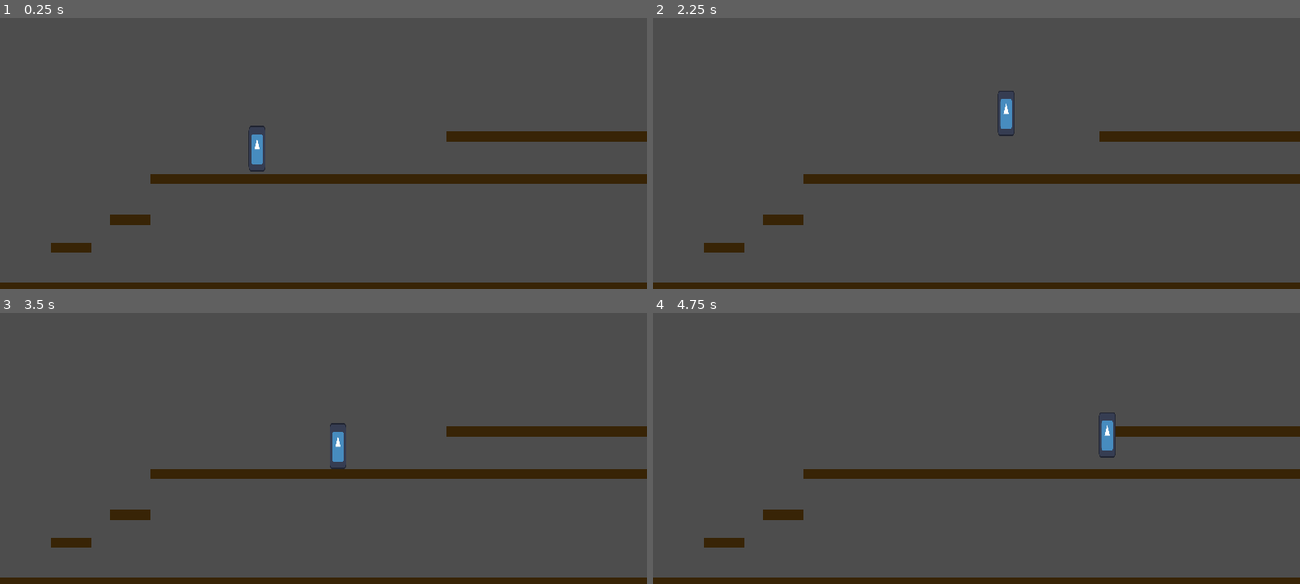
Above: before the commit, frames 1-4 (two rows, left to right).
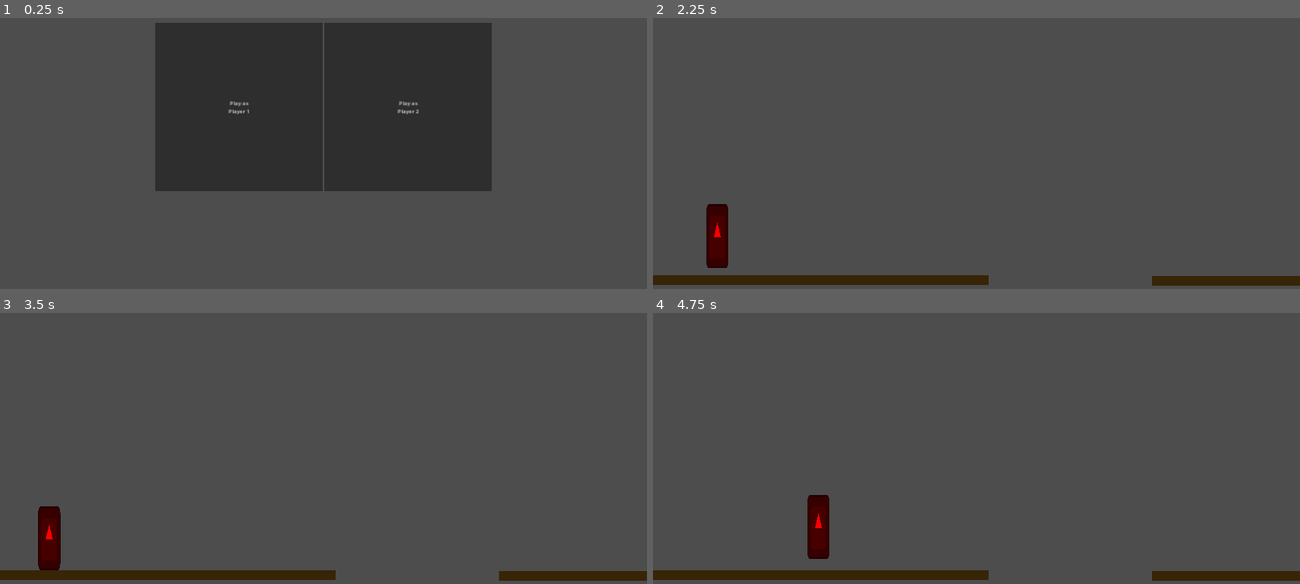
Above: after the commit, the same moments.

Repository: LeonMatthes/ggj25-info-bubble-platformer
Game: Godot game, scene res://Menus/PlayerSelect.tscn
The game is run twice, just before and just after one commit, with the same random seed, the same clock (stepped at 60 frames per second) and the same inputs. Before the commit the project starts from res://levels/test_level.tscn. The engine's default icon, where the game draws it, is replaced by a stand-in: a white triangle on a blue panel in a dark square.
Inputs (mouse positions are in pixels of both pictures, inside the frame that each line leads up to):
- Up to frame 1 (0.25 s): no input
- Up to frame 2 (2.25 s): click (892, 107) at 0.5 s, where only the run after the commit has a clickable "Play as Player 1"; tap C at 1.25, 1.35, 2 s; hold D (player_right) from 1.28 s (still down); tap Up (player_jump) at 1.52 s; tap G at 2.1 s
- Up to frame 3 (3.5 s): tap Up (player_jump) at 2.27 s; release D (player_right) at 2.78 s; hold A (player_left) from 2.78 s (still down); tap C at 2.85 s
- Up to frame 4 (4.75 s): release A (player_left) at 3.53 s; hold D (player_right) from 3.53 s (still down); tap G at 3.6 s; tap Up (player_jump) at 3.77, 4.52 s; tap C at 4.35 s

The runs differ from the first frame. In frame 1, 37% of the frame differs, in the area x 0-100%, y 1-100%; in frame 2, 8.9%; in frame 3, 9.0%; in frame 4, 9.0%.

Commit message:
Player Select Now Loads Child Levels

Diff:
--- /dev/null
+++ b/levels/level1_1.tscn
@@ -0,0 +1,36 @@
+[gd_scene load_steps=4 format=3 uid="uid://cxukvgcdncp1i"]
+
+[ext_resource type="PackedScene" uid="uid://csej6qd7uugvb" path="res://entities/Player.tscn" id="1_gymhp"]
+
+[sub_resource type="QuadMesh" id="QuadMesh_swy80"]
+size = Vector2(1000, 30)
+
+[sub_resource type="RectangleShape2D" id="RectangleShape2D_w3lh6"]
+size = Vector2(1000, 30)
+
+[node name="Level1Base" type="Node2D"]
+
+[node name="Floor" type="StaticBody2D" parent="."]
+position = Vector2(496, 1054)
+scale = Vector2(0.999999, 1)
+
+[node name="MeshInstance2D" type="MeshInstance2D" parent="Floor"]
+modulate = Color(0.220725, 0.139809, 0.0259767, 1)
+mesh = SubResource("QuadMesh_swy80")
+
+[node name="CollisionShape2D" type="CollisionShape2D" parent="Floor"]
+shape = SubResource("RectangleShape2D_w3lh6")
+
+[node name="Floor2" type="StaticBody2D" parent="."]
+position = Vector2(1701, 1056)
+scale = Vector2(0.44, 1)
+
+[node name="MeshInstance2D" type="MeshInstance2D" parent="Floor2"]
+modulate = Color(0.220725, 0.139809, 0.0259767, 1)
+mesh = SubResource("QuadMesh_swy80")
+
+[node name="CollisionShape2D" type="CollisionShape2D" parent="Floor2"]
+shape = SubResource("RectangleShape2D_w3lh6")
+
+[node name="Player1" parent="." instance=ExtResource("1_gymhp")]
+position = Vector2(157, 918)
--- /dev/null
+++ b/levels/level1_2.tscn
@@ -0,0 +1,36 @@
+[gd_scene load_steps=4 format=3 uid="uid://dicb4yvushux8"]
+
+[ext_resource type="PackedScene" uid="uid://csej6qd7uugvb" path="res://entities/Player.tscn" id="1_ivlr3"]
+
+[sub_resource type="QuadMesh" id="QuadMesh_swy80"]
+size = Vector2(1000, 30)
+
+[sub_resource type="RectangleShape2D" id="RectangleShape2D_w3lh6"]
+size = Vector2(1000, 30)
+
+[node name="Level1Base" type="Node2D"]
+
+[node name="Floor" type="StaticBody2D" parent="."]
+position = Vector2(496, 1054)
+scale = Vector2(0.999999, 1)
+
+[node name="MeshInstance2D" type="MeshInstance2D" parent="Floor"]
+modulate = Color(0.220725, 0.139809, 0.0259767, 1)
+mesh = SubResource("QuadMesh_swy80")
+
+[node name="CollisionShape2D" type="CollisionShape2D" parent="Floor"]
+shape = SubResource("RectangleShape2D_w3lh6")
+
+[node name="Floor2" type="StaticBody2D" parent="."]
+position = Vector2(1701, 1056)
+scale = Vector2(0.44, 1)
+
+[node name="MeshInstance2D" type="MeshInstance2D" parent="Floor2"]
+modulate = Color(0.220725, 0.139809, 0.0259767, 1)
+mesh = SubResource("QuadMesh_swy80")
+
+[node name="CollisionShape2D" type="CollisionShape2D" parent="Floor2"]
+shape = SubResource("RectangleShape2D_w3lh6")
+
+[node name="Player1" parent="." instance=ExtResource("1_ivlr3")]
+position = Vector2(157, 918)
--- a/project.godot
+++ b/project.godot
@@ -11,7 +11,7 @@
 [application]
 
 config/name="InfoPlatformer"
-run/main_scene="res://levels/test_level.tscn"
+run/main_scene="res://Menus/PlayerSelect.tscn"
 config/features=PackedStringArray("4.3", "GL Compatibility")
 config/icon="res://icon.svg"
 
--- a/scripts/coop_check.gd
+++ b/scripts/coop_check.gd
@@ -5,8 +5,8 @@
 	if !Globals.is_player_1:
 		self.text = "Wait for instructions from Player 1!"
 
-static var player_1_level = preload("res://levels/Leon.tscn")
-static var player_2_level = preload("res://levels/Rob.tscn")
+static var player_1_level = preload("res://levels/level1_1.tscn")
+static var player_2_level = preload("res://levels/level1_2.tscn")
 
 # Called every frame. 'delta' is the elapsed time since the previous frame.
 func _process(delta: float) -> void:
Renamed: levels/level1base.tscn -> levels/level1_base.tscn
